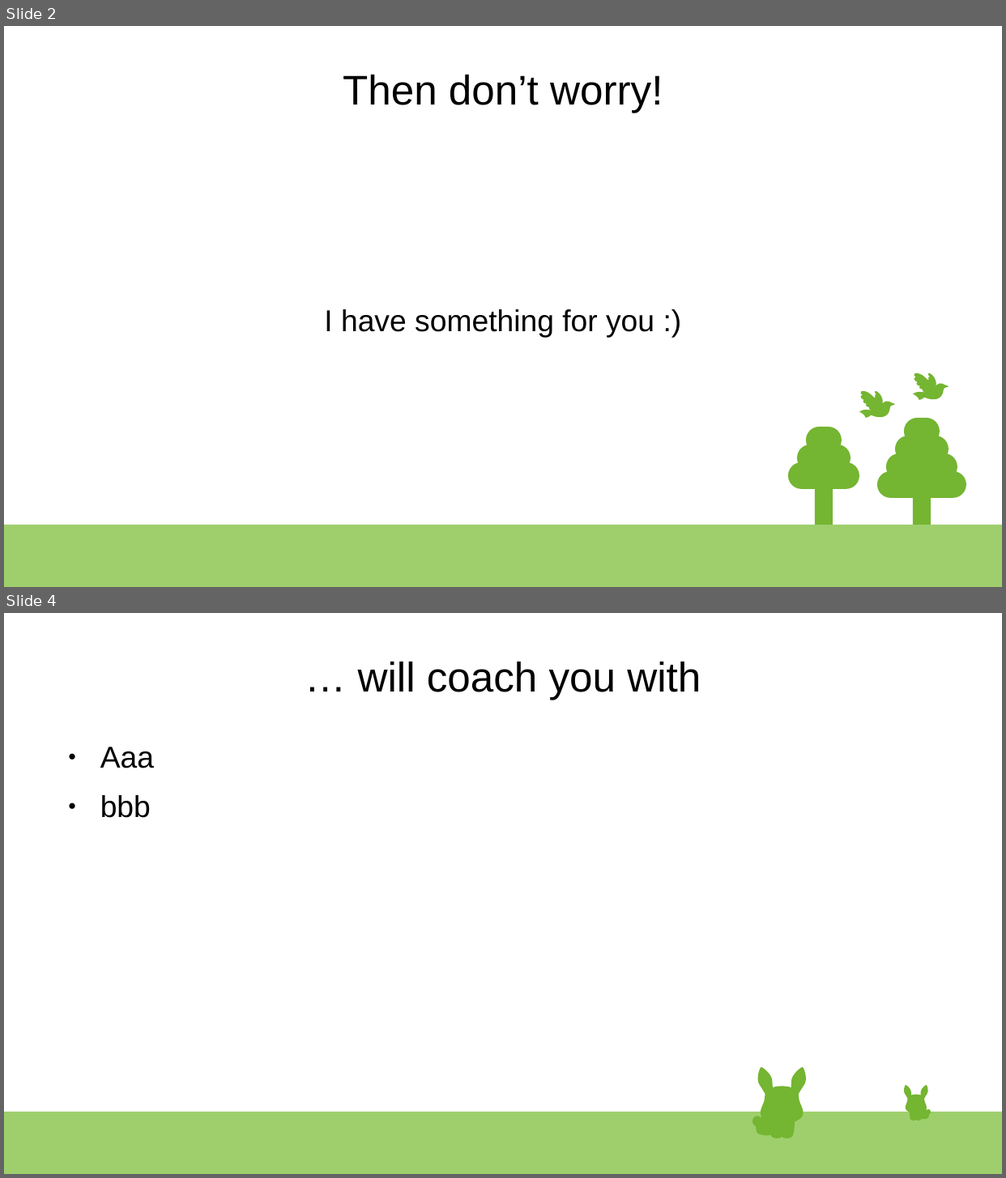
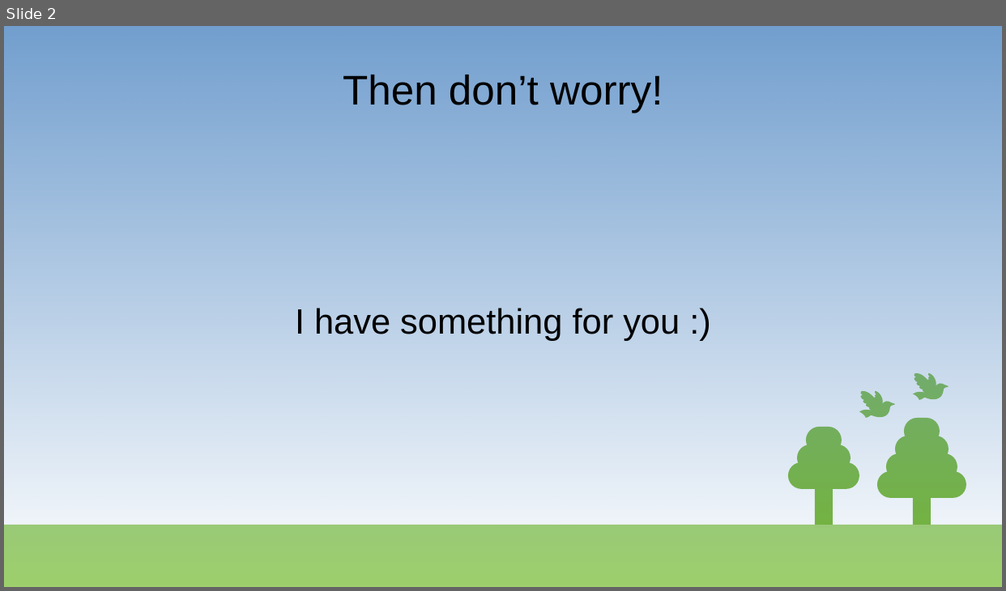
Before and after one commit to klmhsb42/yoga_coach_web, a slide deck: artifacts/docs/presentation.odp. Shown one above the other, each under a label of ours: slides 2 and 4 before the commit, slide 2 after it; the slides between them are not shown. The pictures are 1006x1178 and 1006x591 pixels, drawn with LibreOffice and Linux fonts; fonts in the diff are those of the drawing. Boxes give left, top, right and bottom in pixels: in the first picture for what was removed or moved away, otherwise in the second. Text is boxed around its words. In the diff, an @@ line names an element or a change of style, - is before the commit and + after.

```diff
--- a/artifacts/docs/presentation.odp
+++ b/artifacts/docs/presentation.odp
@@ slide 4 removed at (4, 613, 1002, 1174), background #FFFFFF; not listed: 1 template element that a slide beside it also shows @@
@@ title removed at (358, 662, 701, 700) @@
-… will coach you with
@@ text removed at (100, 747, 154, 818) @@
-● Aaa
-● bbb
@@ group removed at (753, 1067, 807, 1139): 23 freeform shapes @@
@@ group removed at (904, 1086, 931, 1121): 23 freeform shapes @@
@@ slide 2 changed as well @@
@@ rectangle added at (4, 26, 1002, 587), fill gradient #729FCF @@
@@ text "I have something for you ..." at (295, 308, 680, 341): size 24 to 28 pt @@
```
Also in this commit, not shown: 1 other slide changed, 5 slides added, 3 other slides removed, 2 other files.
